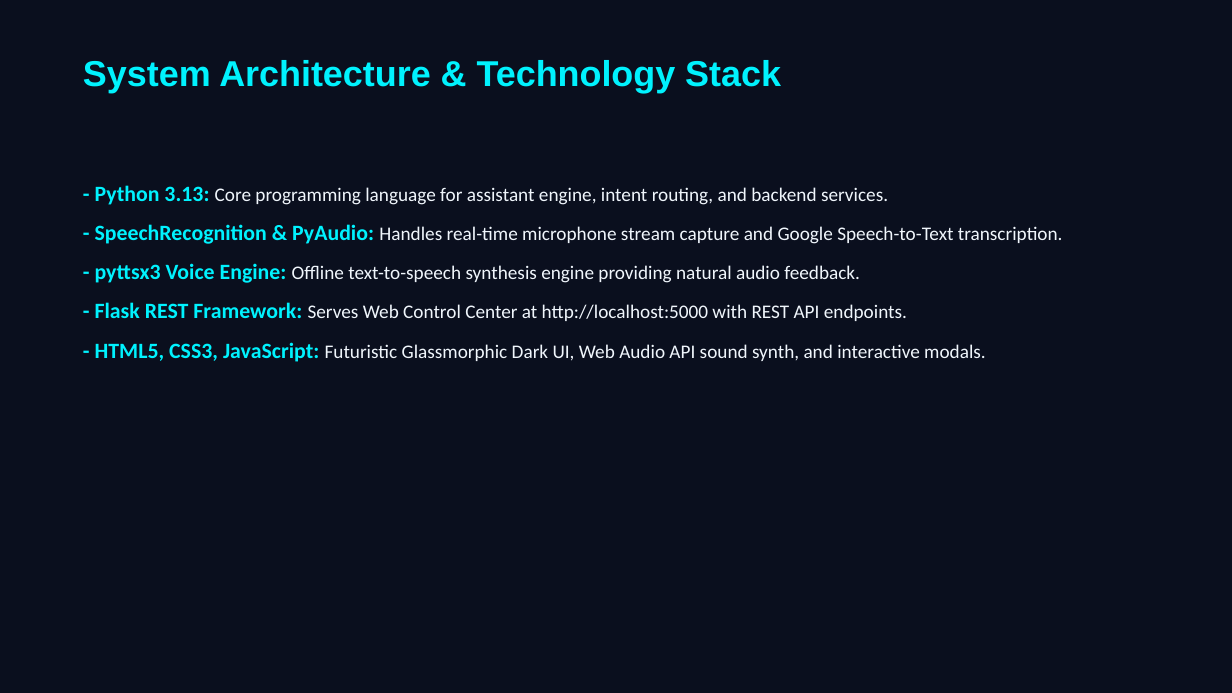
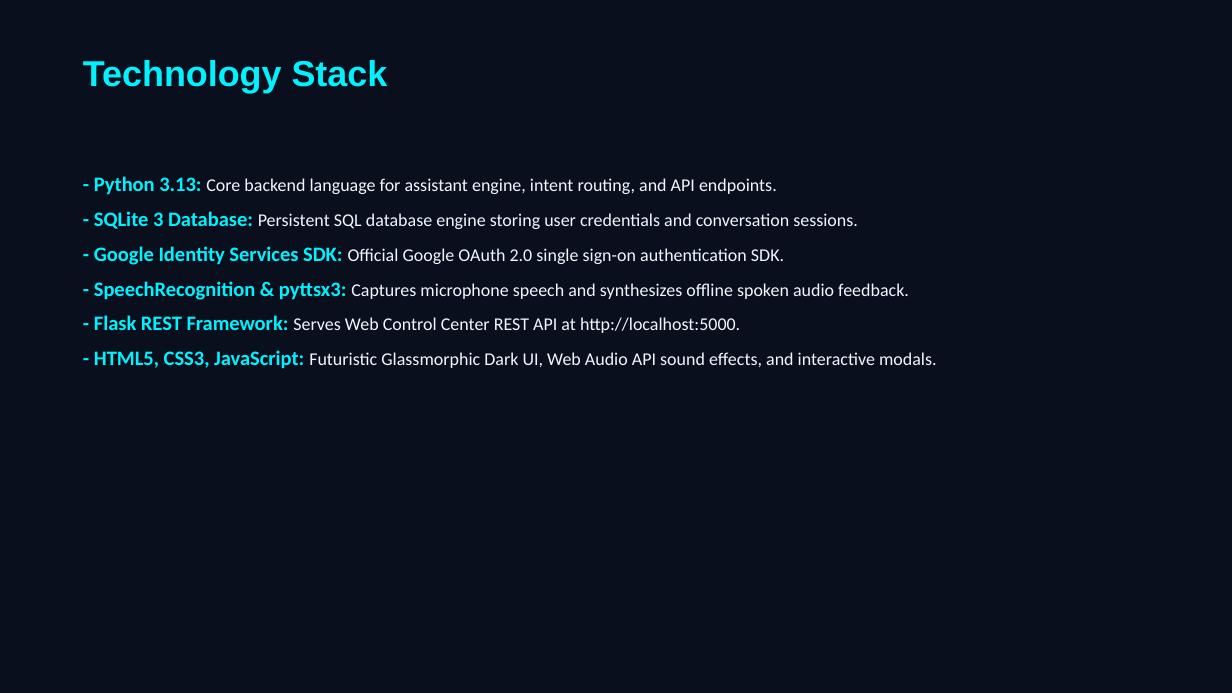
Before and after one commit to Vignesh170000/majorproject_vignesh, a slide deck: slide 7 of AI_Voice_Assistant_Presentation.pptx (slide 3 before the commit). Drawn at 1232x693 pixels with LibreOffice and Linux fonts; fonts in the diff are those of the drawing. Boxes give left, top, right and bottom in pixels: in the first picture for what was removed or moved away, otherwise in the second. Text is boxed around its words. In the diff, an @@ line names an element or a change of style, - is before the commit and + after.

```diff
--- a/AI_Voice_Assistant_Presentation.pptx
+++ b/AI_Voice_Assistant_Presentation.pptx
@@ text at (83, 60, 388, 93): text changed @@
-System Architecture & Technology Stack
+Technology Stack
@@ text at (94, 176, 937, 369): text changed; size 15 to 14 pt @@
-- Python 3.13: Core programming language for assistant engine, intent routing, and backend services.
-- SpeechRecognition & PyAudio: Handles real-time microphone stream capture and Google Speech-to-Text transcription.
-- pyttsx3 Voice Engine: Offline text-to-speech synthesis engine providing natural audio feedback.
-- Flask REST Framework: Serves Web Control Center at http://localhost:5000 with REST API endpoints.
-- HTML5, CSS3, JavaScript: Futuristic Glassmorphic Dark UI, Web Audio API sound synth, and interactive modals.
+- Python 3.13: Core backend language for assistant engine, intent routing, and API endpoints.
+- SQLite 3 Database: Persistent SQL database engine storing user credentials and conversation sessions.
+- Google Identity Services SDK: Official Google OAuth 2.0 single sign-on authentication SDK.
+- SpeechRecognition & pyttsx3: Captures microphone speech and synthesizes offline spoken audio feedback.
+- Flask REST Framework: Serves Web Control Center REST API at http://localhost:5000.
+- HTML5, CSS3, JavaScript: Futuristic Glassmorphic Dark UI, Web Audio API sound effects, and interactive modals.
```
Also in this commit, not shown: 4 other slides changed, 4 slides added, 5 slides removed, 4 other files.
